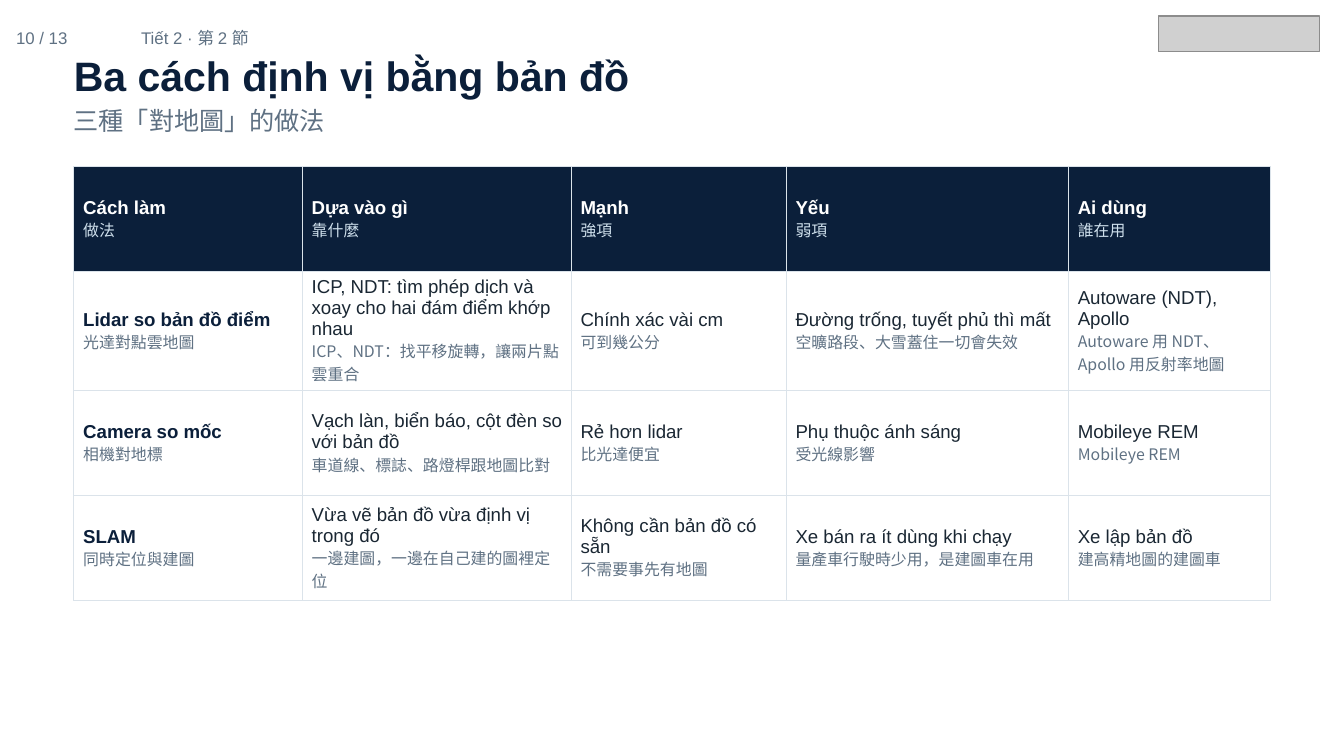
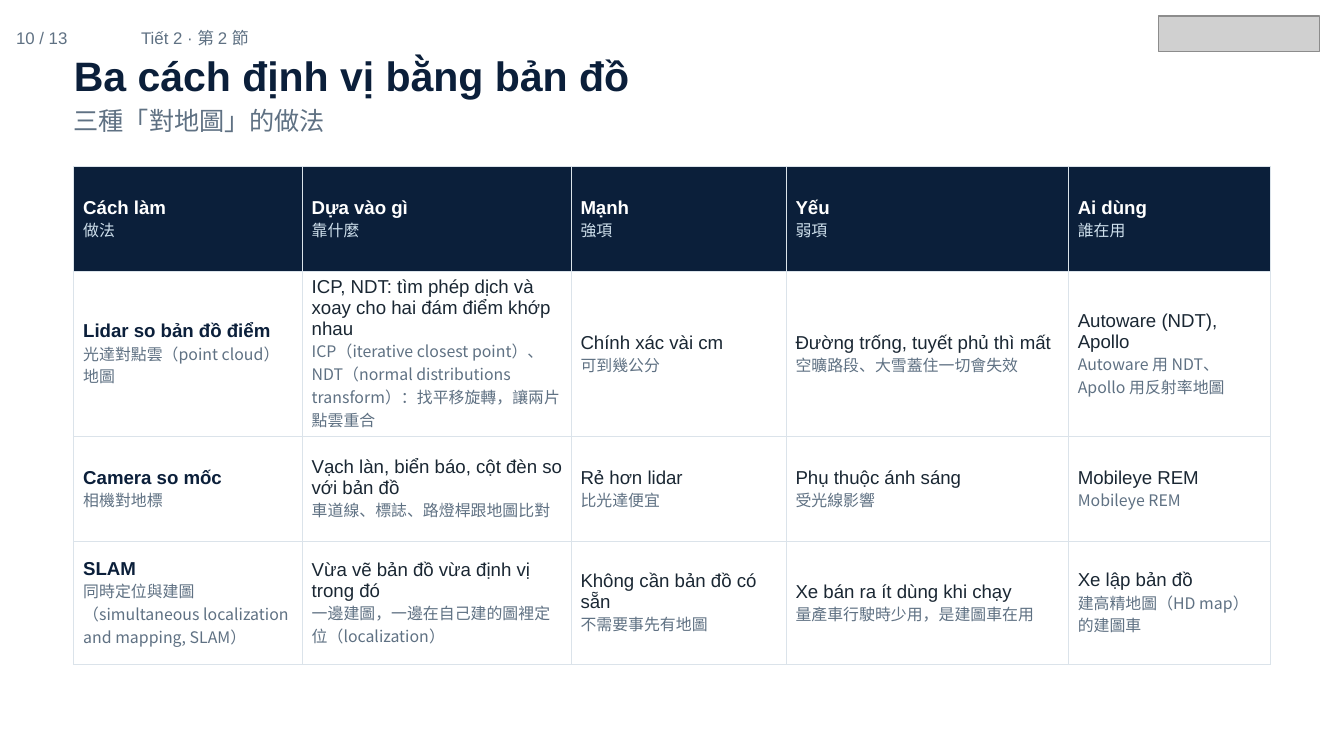
Before and after one commit to ch-neural/MITUST-Principles-of-Self-Driving-Cars, a slide deck: slide 10 of 第十二週(11-26)/第十二週_第2節_簡報.pptx. Drawn at 1344x756 pixels with LibreOffice and Linux fonts; fonts in the diff are those of the drawing; grey boxes stand for pictures. Boxes give left, top, right and bottom in pixels: in the first picture for what was removed or moved away, otherwise in the second. Text is boxed around its words. In the diff, an @@ line names an element or a change of style, - is before the commit and + after.

```diff
--- a/第十二週(11-26)/第十二週_第2節_簡報.pptx
+++ b/第十二週(11-26)/第十二週_第2節_簡報.pptx
@@ table at (74,167,1270,651) @@
-row 2, column 1: Lidar so bản đồ điểm / 光達對點雲地圖
+row 2, column 1: Lidar so bản đồ điểm / 光達對點雲（point cloud）地圖
-row 2, column 2: ICP, NDT: tìm phép dịch và xoay cho hai đám điểm khớp nhau / ICP、NDT：找平移旋轉，讓兩片點雲重合
+row 2, column 2: ICP, NDT: tìm phép dịch và xoay cho hai đám điểm khớp nhau / ICP（iterative closest point）、NDT（normal distributions transform）：找平移旋轉，讓兩片點雲重合
-row 4: SLAM / 同時定位與建圖 | Vừa vẽ bản đồ vừa định vị trong đó / 一邊建圖，一邊在自己建的圖裡定位 | Không cần bản đồ có sẵn / 不需要事先有地圖 | Xe bán ra ít dùng khi chạy / 量產車行駛時少用，是建圖車在用 | Xe lập bản đồ / 建高精地圖的建圖車
+row 4: SLAM / 同時定位與建圖（simultaneous localization and mapping, SLAM） | Vừa vẽ bản đồ vừa định vị trong đó / 一邊建圖，一邊在自己建的圖裡定位（localization） | Không cần bản đồ có sẵn / 不需要事先有地圖 | Xe bán ra ít dùng khi chạy / 量產車行駛時少用，是建圖車在用 | Xe lập bản đồ / 建高精地圖（HD map）的建圖車
```
Also in this commit, not shown: 8 other slides changed, 5 other files.
